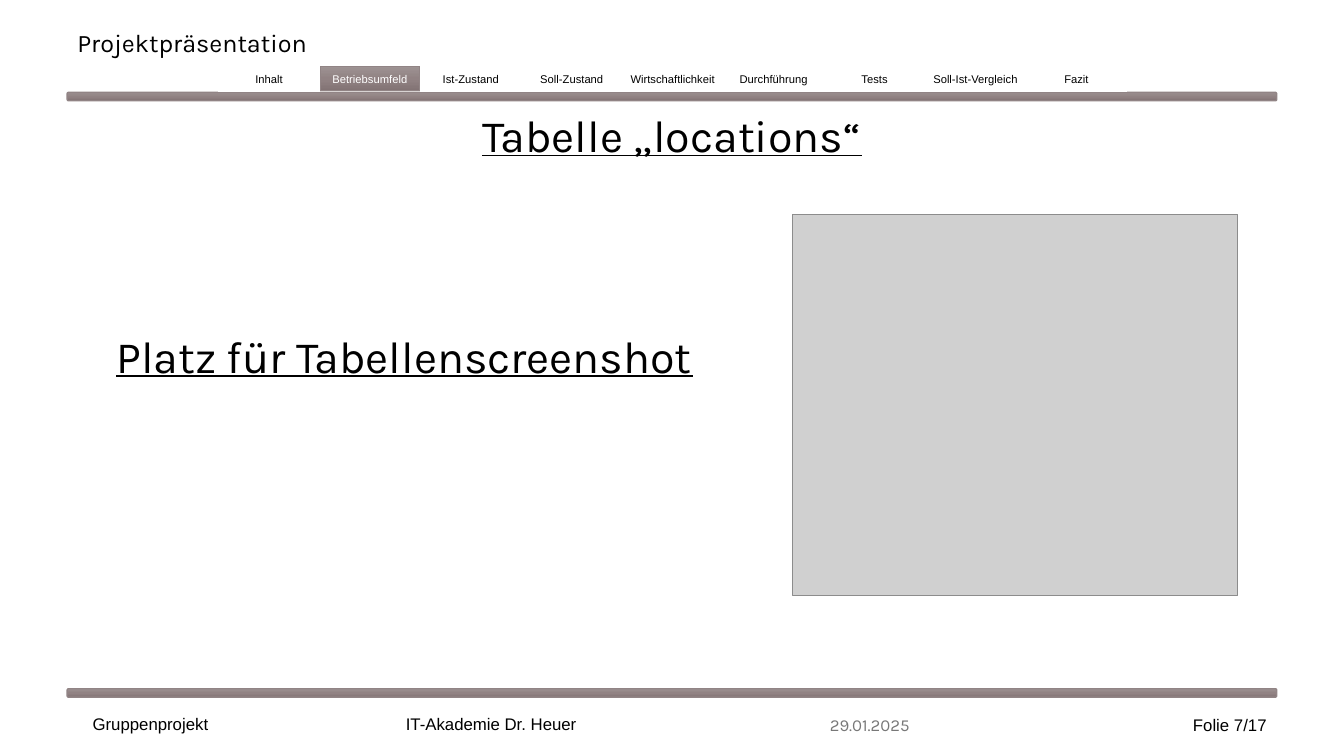
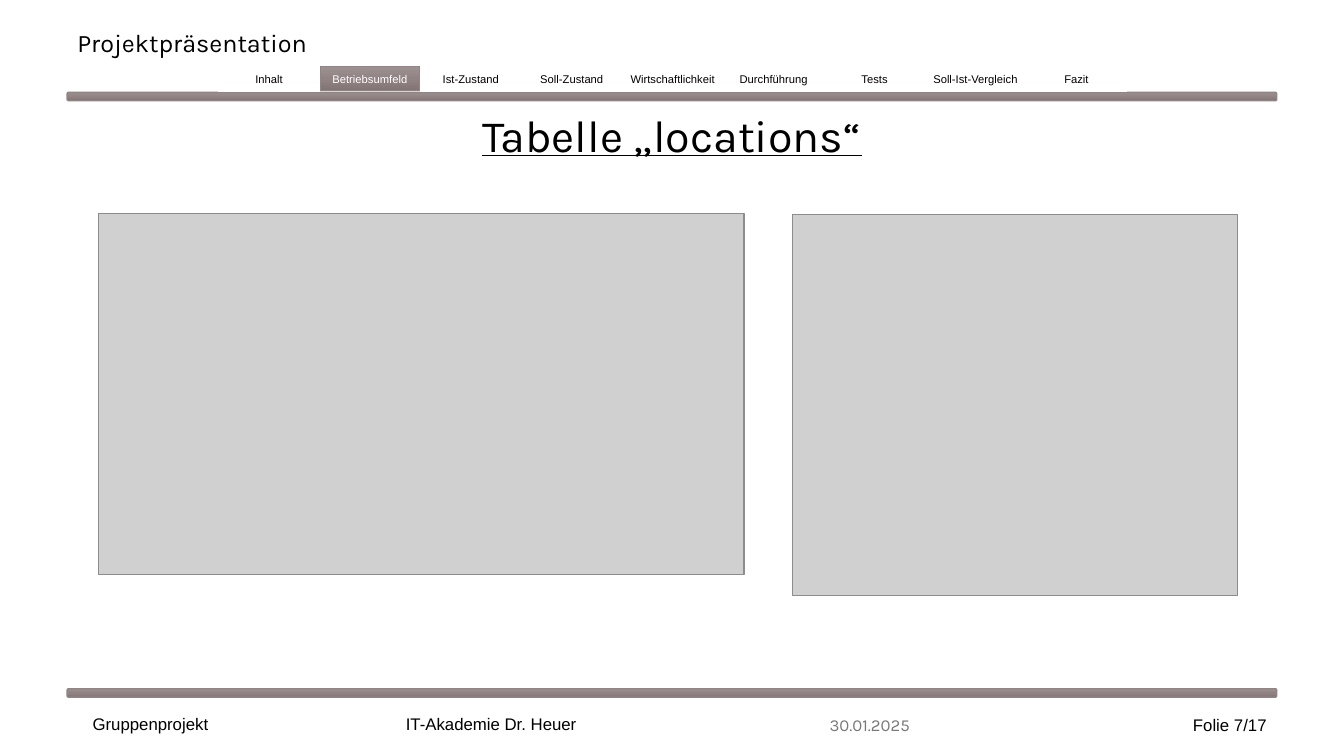
Before and after one commit to EkaterinaShmeleva/MediaManagementSystem, a slide deck: slide 7 of Medienverwaltungsdatenbank Gruppe1.pptx. Drawn at 1344x756 pixels with LibreOffice and Linux fonts; fonts in the diff are those of the drawing; grey boxes stand for pictures. Boxes give left, top, right and bottom in pixels: in the first picture for what was removed or moved away, otherwise in the second. Text is boxed around its words. In the diff, an @@ line names an element or a change of style, - is before the commit and + after.

Commit message:
added Screenshots der Tabellen

```diff
--- a/Medienverwaltungsdatenbank Gruppe1.pptx
+++ b/Medienverwaltungsdatenbank Gruppe1.pptx
@@ picture added at <box>99,214,744,575</box> @@
@@ text removed at <box>116,342,692,377</box> @@
-Platz für Tabellenscreenshot
@@ text at <box>830,720,910,731</box>: text changed @@
-29.01.2025
+30.01.2025
```
Also in this commit, not shown: 13 other slides changed.
